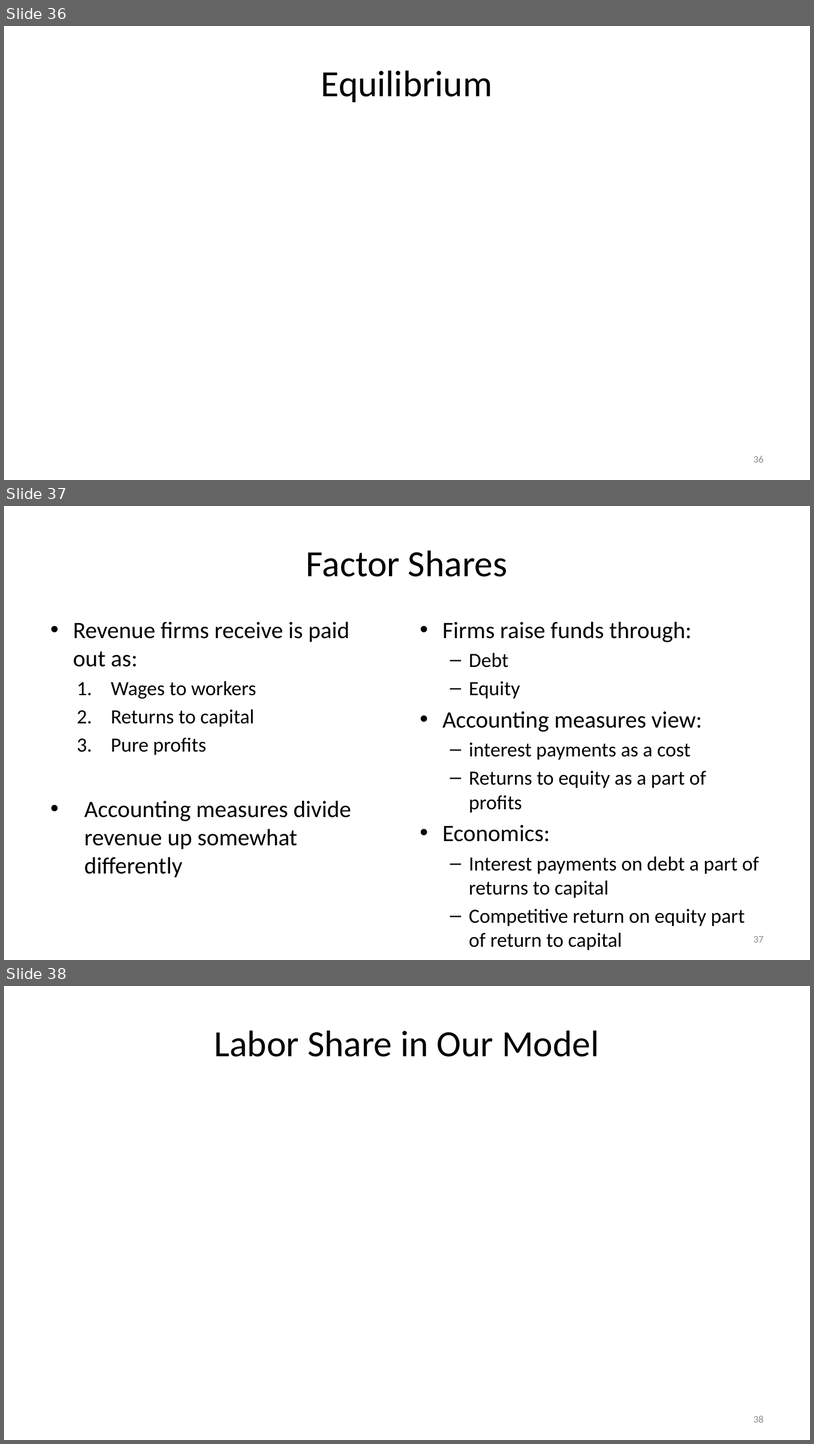
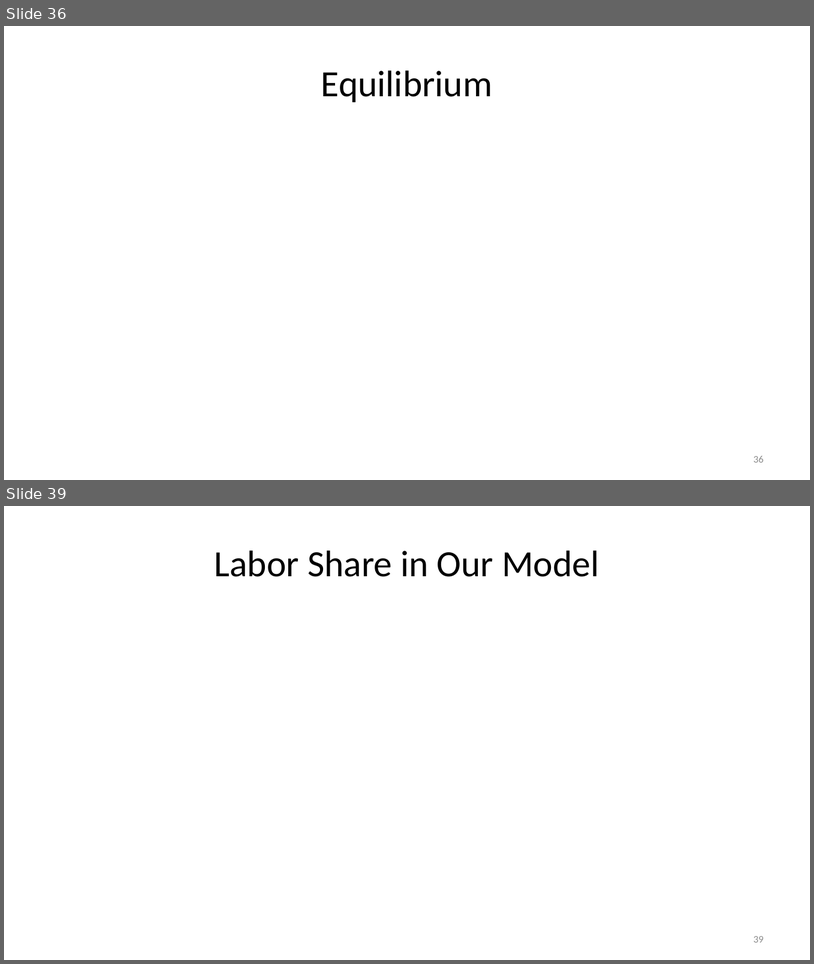
Before and after one commit to jonsteinsson/jonsteinsson.github.io, a slide deck: static/teaching/Lecture02Production.pptx. Shown one above the other, each under a label of ours: slides 36, 37 and 38 before the commit, slides 36 and 39 after it; the slides between them are not shown. The pictures are 814x1444 and 814x964 pixels, drawn with LibreOffice and Linux fonts; fonts in the diff are those of the drawing; grey boxes stand for pictures. Boxes give left, top, right and bottom in pixels: in the first picture for what was removed or moved away, otherwise in the second. Text is boxed around its words. In the diff, an @@ line names an element or a change of style, - is before the commit and + after.

```diff
--- a/static/teaching/Lecture02Production.pptx
+++ b/static/teaching/Lecture02Production.pptx
@@ slide 37 removed at [4, 506, 810, 960], background #FFFFFF @@
@@ title removed at [306, 550, 507, 577] @@
-Factor Shares
@@ text removed at [73, 621, 351, 877] @@
-• Revenue firms receive is paid
-  out as:
-  1. Wages to workers
-  2. Returns to capital
-  3. Pure profits
-• Accounting measures divide revenue up somewhat differently
@@ text removed at [443, 621, 759, 950] @@
-• Firms raise funds through:
-  – Debt
-  – Equity
-• Accounting measures view:
-  – interest payments as a cost
-  – Returns to equity as a part of profits
-• Economics:
-  – Interest payments on debt a part of returns to capital
-  – Competitive return on equity part of return to capital
@@ page number removed at [754, 936, 764, 942] @@
-37
@@ what was slide 38 is now slide 39 @@
@@ page number at [754, 936, 764, 942]: text changed @@
-38
+39
```
Also in this commit, not shown: 5 slides changed, 19 slides added, 3 other slides removed, 5 other files.
